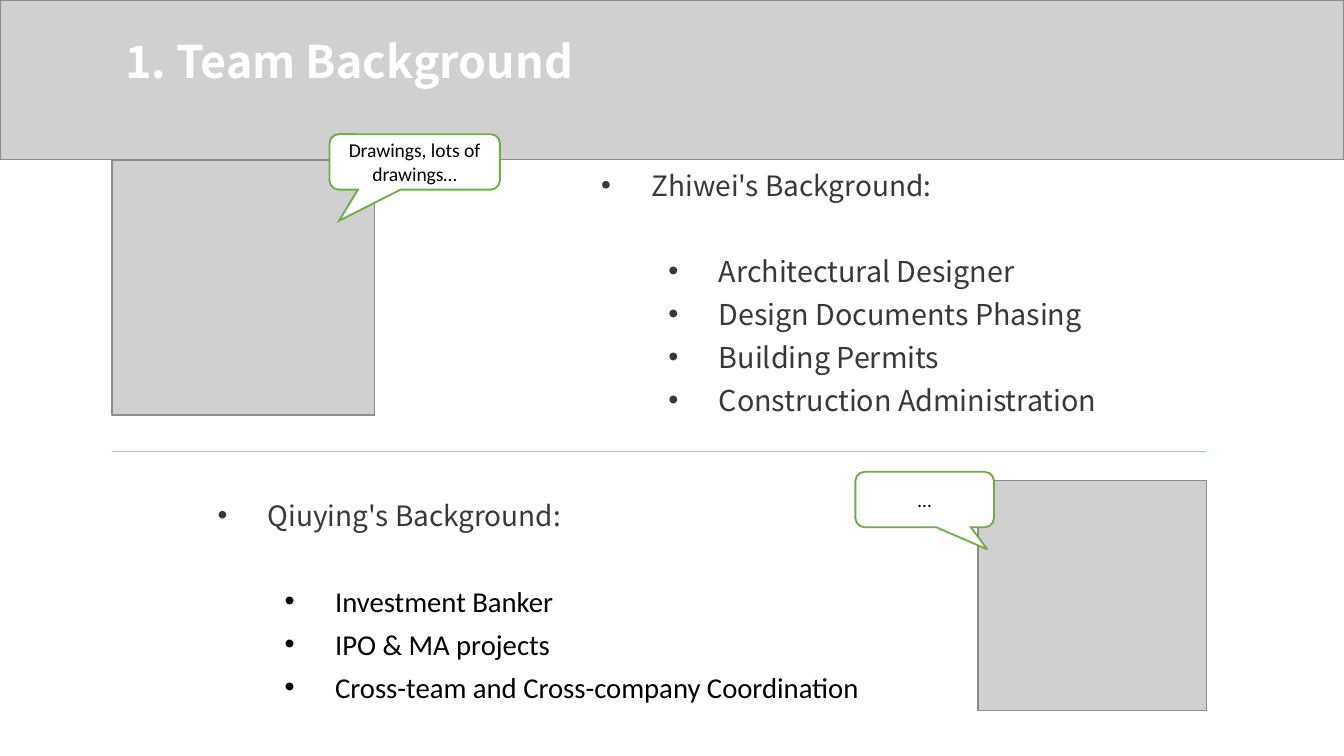
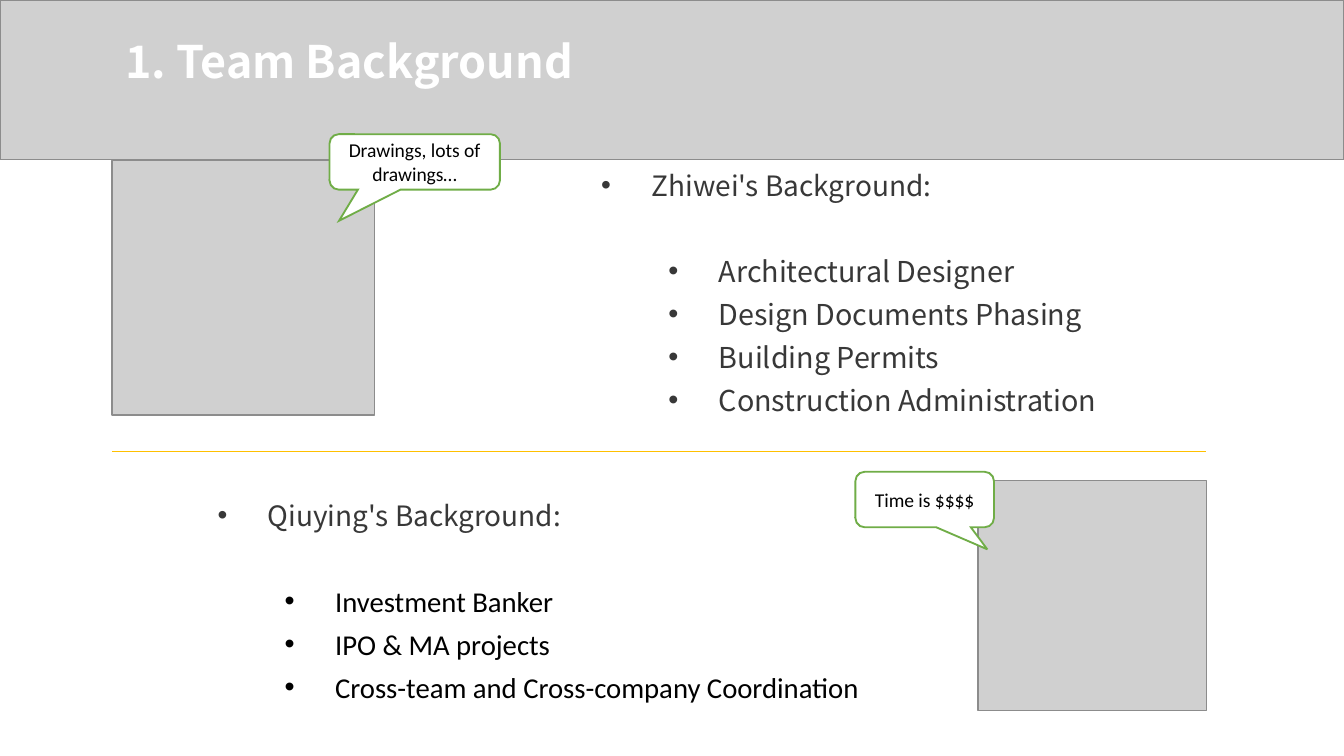
Before and after one commit to z-q-ying/CS-5002-Project, a slide deck: slide 4 of CS_5002_FinalProject_Slides_QiuyingZhou_ZhiweiZhou.pptx. Drawn at 1344x756 pixels with LibreOffice and Linux fonts; fonts in the diff are those of the drawing; grey boxes stand for pictures. Boxes give left, top, right and bottom in pixels: in the first picture for what was removed or moved away, otherwise in the second. Text is boxed around its words. In the diff, an @@ line names an element or a change of style, - is before the commit and + after.

Commit message:
Update slides (draft), and correct minor typo of the report

```diff
--- a/CS_5002_FinalProject_Slides_QiuyingZhou_ZhiweiZhou.pptx
+++ b/CS_5002_FinalProject_Slides_QiuyingZhou_ZhiweiZhou.pptx
@@ text in rounded speech box at (875, 493, 930, 507): text changed @@
-…
+Time is $$$$
```
Also in this commit, not shown: 5 other slides changed, 1 slide added, 3 other files.
